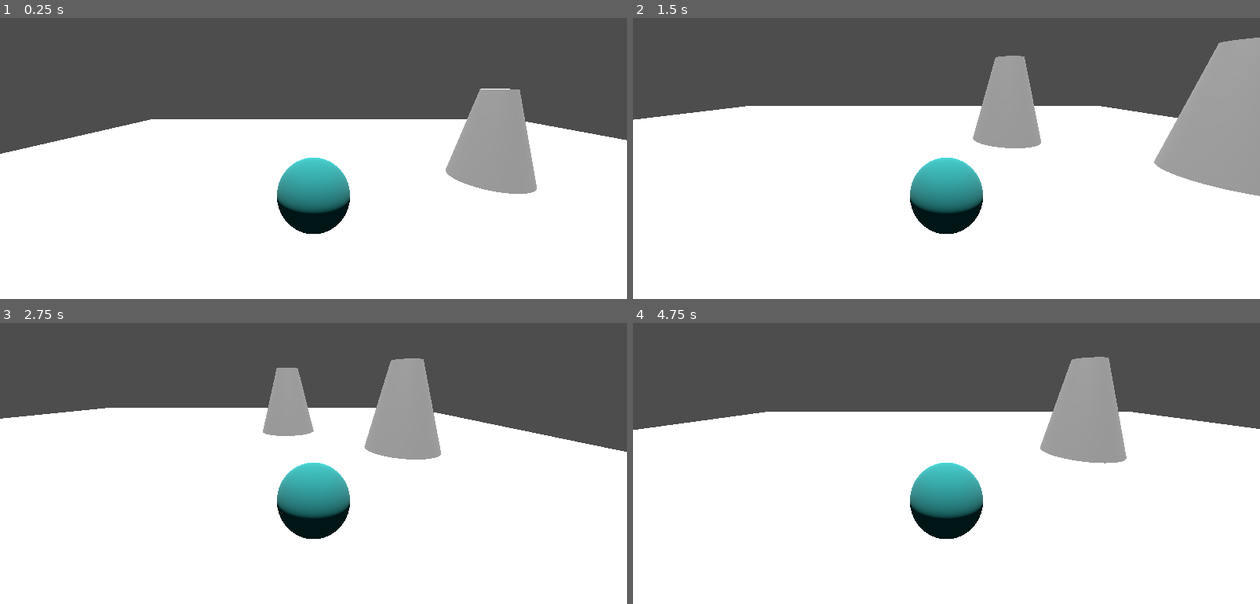
Above: before the commit, frames 1-4 (two rows, left to right).
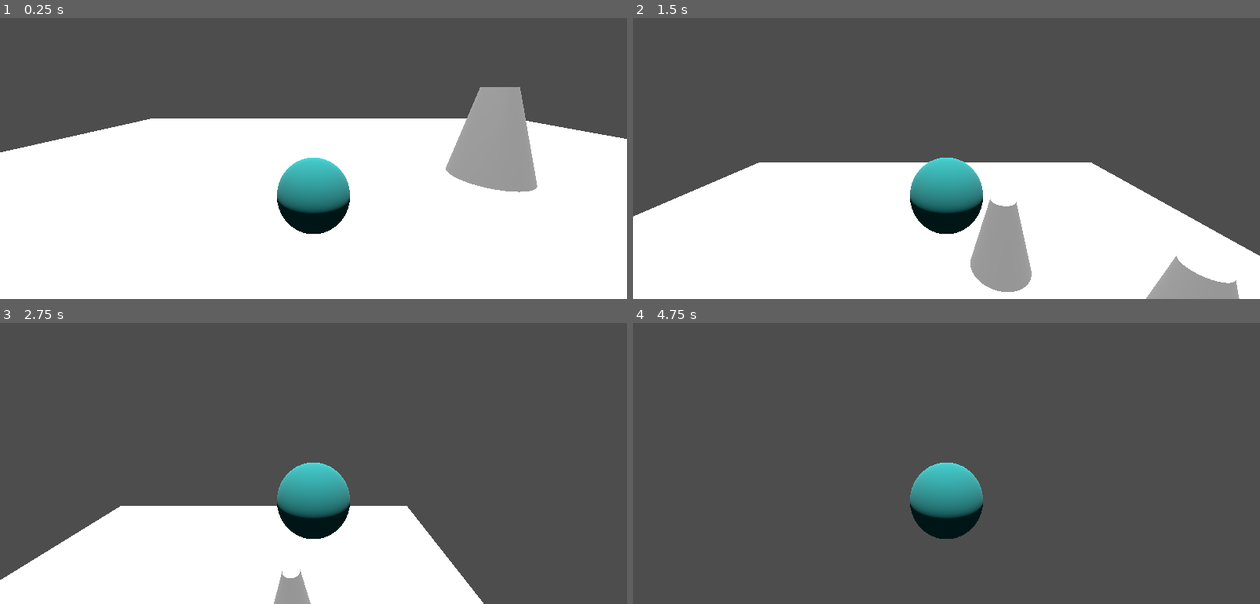
Above: after the commit, the same moments.

Repository: serb2331/gmtk-2025
Game: Godot game, scene res://room.tscn
The game is run twice, just before and just after one commit, with the same random seed, the same clock (stepped at 60 frames per second) and the same inputs.
Inputs:
- Up to frame 1 (0.25 s): no input
- Up to frame 2 (1.5 s): hold Right (move_right) 0.53-1.28 s; hold Space (fly, bound only after the commit) 0.53-1.28 s; hold Down (move_back) from 1.28 s (still down); tap Space (fly, bound only after the commit) at 1.35 s
- Up to frame 3 (2.75 s): release Down (move_back) at 2.03 s; hold Right (move_right) from 2.03 s (still down); hold Space (fly, bound only after the commit) from 2.03 s (still down)
- Up to frame 4 (4.75 s): release Right (move_right) at 2.78 s; release Space (fly, bound only after the commit) at 2.78 s; hold Up (move_forward) 2.78-3.53 s; tap Space (fly, bound only after the commit) at 2.85, 4.35 s; hold Space (fly, bound only after the commit) 3.53-4.28 s; hold Left (move_left) from 3.53 s (still down)

The runs differ from the first frame. In frame 1, 0.5% of the frame differs, in the area x 0-100%, y 24-63%; in frame 2, 33%; in frame 3, 45%; in frame 4, 66%, in the area x 0-100%, y 12-100%.

Commit message:
Added gravity multiplier, fly button and max rotating degree

Diff:
--- a/phly/player_fly.gd
+++ b/phly/player_fly.gd
@@ -2,8 +2,13 @@
 
 
 const SPEED = 5.0
+const FLY_VELOCITY = 5
 
-var GRAVITY = ProjectSettings.get_setting("physics/3d/default_gravity")
+const ROTATION_MAX_DEGREE = 50
+
+var GRAVITY_MULTIPLIER_WHEN_FLYING = 0.2
+var GRAVITY = ProjectSettings.get_setting("physics/3d/default_gravity") *  GRAVITY_MULTIPLIER_WHEN_FLYING
+
 @onready var twist_pivot = $TwistPivot
 @onready var pitch_pivot = $TwistPivot/PitchPivot
 @onready var camera = $TwistPivot/PitchPivot/Camera3D
@@ -28,6 +33,9 @@
 	# Rotate PitchPivot around X, with clamping
 	var current_pitch = pitch_pivot.rotation.x
 	current_pitch = current_pitch + deg_to_rad(pitch)
+	var min_pitch = deg_to_rad(-(ROTATION_MAX_DEGREE))
+	var max_pitch = deg_to_rad(ROTATION_MAX_DEGREE)
+	current_pitch = clamp(current_pitch, min_pitch, max_pitch)
 	pitch_pivot.rotation.x = current_pitch
 
 func _physics_process(delta: float) -> void:
@@ -38,8 +46,13 @@
 
 
 	var input_direction := Vector3.ZERO
-	input_direction.x = Input.get_axis("move_left","move_right")
 	input_direction.z = Input.get_axis("move_forward","move_back")
+
+	if Input.is_action_pressed("fly"):
+		input_direction.x = Input.get_axis("move_left","move_right")
+		velocity.y = FLY_VELOCITY
+	else:
+		velocity.y -= GRAVITY * delta
 
 	var direction = (right * input_direction.x + forward * input_direction.z).normalized()
 
@@ -48,6 +61,7 @@
 		velocity.z = direction.z * SPEED
 		velocity.y -= GRAVITY * delta
 	else:
-		velocity = velocity.move_toward(Vector3.ZERO, SPEED)
+		velocity.x = lerp(velocity.x, 0.0, SPEED * delta)
+		velocity.z = lerp(velocity.z, 0.0, SPEED * delta)
 
 	move_and_slide()
--- a/phly/project.godot
+++ b/phly/project.godot
@@ -57,3 +57,8 @@
 "events": [Object(InputEventKey,"resource_local_to_scene":false,"resource_name":"","device":-1,"window_id":0,"alt_press …(192 unchanged characters)…
 ]
 }
+fly={
+"deadzone": 0.2,
+"events": [Object(InputEventKey,"resource_local_to_scene":false,"resource_name":"","device":0,"window_id":0,"alt_pressed":false,"shift_pressed":false,"ctrl_pressed":false,"meta_pressed":false,"pressed":false,"keycode":0,"physical_keycode":32,"key_label":0,"unicode":0,"location":0,"echo":false,"script":null)
+]
+}
